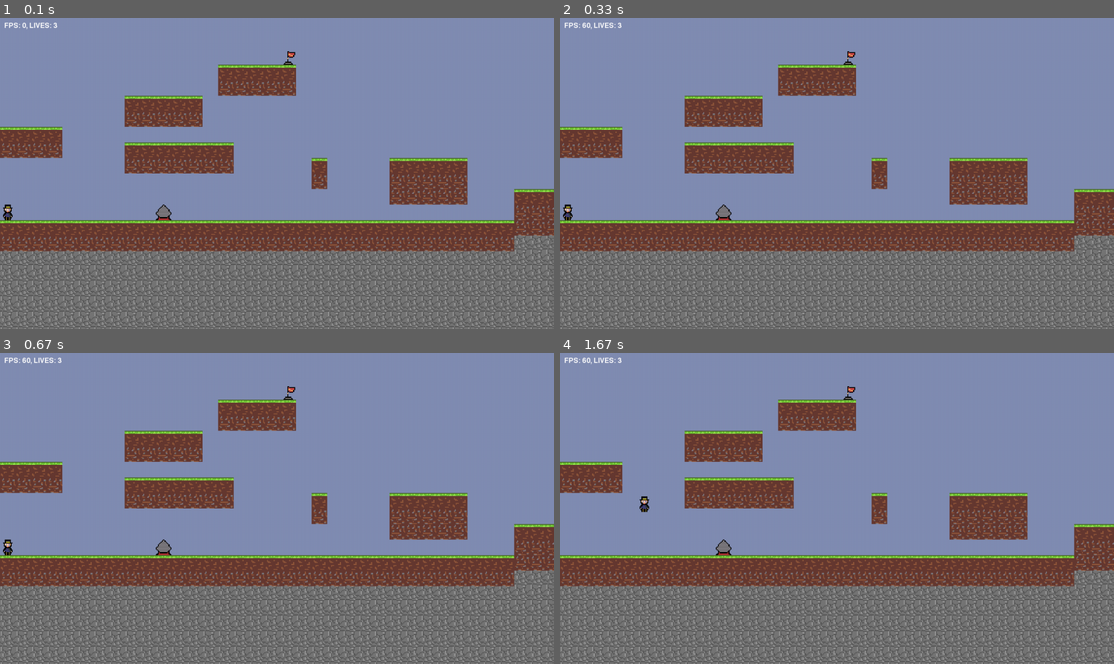
Above: before the commit, frames 1-4 (two rows, left to right).
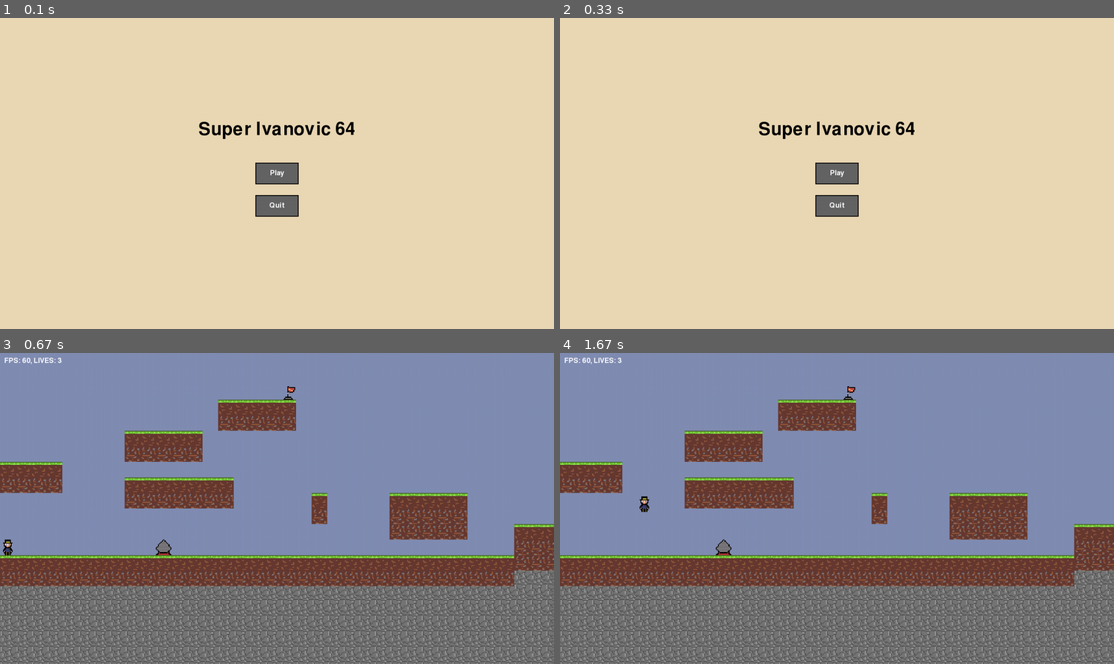
Above: after the commit, the same moments.

Repository: j-x-smith/Pygame-Platformer-Prototype
Game: pygame game, started from main.py
Same seed, same stepped clock (60 frames per second), same inputs: the game is played once before the commit and once after it.
Inputs (mouse positions are in pixels of both pictures, inside the frame that each line leads up to):
- Up to frame 1 (0.1 s): no input
- Up to frame 2 (0.33 s): no input
- Up to frame 3 (0.67 s): click (277, 508) at 0.38 s, where only the run after the commit has a clickable "Play"
- Up to frame 4 (1.67 s): hold Right 0.67-1.13 s; move the mouse to (814, 520) at 0.7 s; hold Up 1.17-1.47 s; hold Right from 1.5 s (still down)

The runs differ from the first frame. In frame 1, 100% of the frame differs, in the area x 0-100%, y 0-100%; in frame 2, 100%; in frame 3, nothing differs; in frame 4, nothing differs.

Commit message:
Implement main menu state, add buttons for play and quit, and enhance player respawn logic

Diff:
--- a/assets/levels/level2.txt
+++ b/assets/levels/level2.txt
@@ -5,8 +5,8 @@
 ........GGGGGG......GG...............
 ..........S.........DD...............
 ..................SGDDGG.............
-GGGS..............SDDDDDGS....F......
-DDD......................GGGGGGGGGGGG
+GG................SDDDDDGS....F......
+DD.......................GGGGGGGGGGGG
 ....S..Z.................DDDDDDDDDDDD
 ...GGGGGGGGG.............DCCCCCCCCCCC
 P.....................Z..DCCCCCCCCCCC
--- a/config/config.py
+++ b/config/config.py
@@ -36,6 +36,7 @@
 WHITE = (255,255,255)
 BLACK = (0,0,0)
 BG_COLOR = (129, 141, 179)
+MENU_COLOR = (235, 217, 181)
 
 BUTTON_REG = (161, 161, 161)
 BUTTON_HOV = (207, 207, 207)
@@ -43,3 +44,4 @@
 
 # FONTS
 DEBUG_FONT = Font(None, 24, WHITE)
+MENU_FONT = Font(None, 60, BLACK)
--- a/src/game.py
+++ b/src/game.py
@@ -20,7 +20,7 @@
         self.bg_color = BG_COLOR
         self.bg_music = load_music("assets/sounds/music/bg_music2.wav", volume=20, loop=True)
         self.bg_music.play()
-        self.state = "PLAYING"
+        self.state = "MAIN_MENU"
 
         pygame.display.set_caption(WINDOW_TITLE)
         self.screen = pygame.display.set_mode((WINDOW_WIDTH, WINDOW_HEIGHT))
@@ -31,6 +31,11 @@
         self.enemy_sprites = pygame.sprite.Group()
         self.laser_sprites = pygame.sprite.Group()
 
+        self.play_button = Button(WINDOW_WIDTH / 2, WINDOW_HEIGHT / 2, 100, 50, "Play")
+        self.retry_button = Button(WINDOW_WIDTH / 2, WINDOW_HEIGHT / 2, 200, 50, "Retry Level")
+
+        self.quit_button = Button(WINDOW_WIDTH / 2, ((WINDOW_HEIGHT / 2) + 75), 100, 50, "Quit")
+
         self.curr_level = 1
         self.load_new_level(self.curr_level)
 
@@ -39,6 +44,14 @@
             self.player.tile_sprites = self.tile_sprites
             self.player.enemy_sprites = self.enemy_sprites
             self.all_sprites.add(self.player)
+
+    def load_empty_scene(self):
+        self.render_layer.empty()
+        self.update_layer.empty()
+        self.tile_sprites.empty()
+        self.enemy_sprites.empty()
+        self.laser_sprites.empty()
+        self.player = None
 
     def load_new_level(self, level_number):
         try:
@@ -65,22 +78,59 @@
         while self.running:
             self.tick()
 
+            mouse_position = pygame.mouse.get_pos()
+
             for event in pygame.event.get():
                 if event.type == pygame.QUIT:
                     self.running = False
+                if event.type == pygame.MOUSEBUTTONDOWN:
+                    if self.state == "MAIN_MENU":
+                        if self.play_button.is_clicked(mouse_position):
+                            self.state = "PLAYING"
+                            self.load_new_level(self.curr_level)
+                        if self.quit_button.is_clicked(mouse_position):
+                            self.running = False
+                    if self.state == "GAME_OVER":
+                        if self.retry_button.is_clicked(mouse_position):
+                            self.state = "PLAYING"
+                            self.load_new_level(self.curr_level)
+                        if self.quit_button.is_clicked(mouse_position):
+                            self.running = False
 
-            self.handle_input()
 
-            self.update_layer.update(self.delta_time)
+            match self.state:
+                case "MAIN_MENU":
+                    self.load_empty_scene()
+                    self.screen.fill(MENU_COLOR)
 
-            self.screen.fill(self.bg_color)
-            self.render_layer.draw(self.screen)
+                    MENU_FONT.draw_text(self.screen, "Super Ivanovic 64", (WINDOW_WIDTH / 2, WINDOW_HEIGHT / 2 - 100), centered=True)
 
-            # Render and blit debug text
-            if self.state == "PLAYING":
-                DEBUG_FONT.draw_text(self.screen, f"FPS: {self.clock.get_fps():.0f}, LIVES: {self.player.lives}", pos=(10,10))
-            elif self.state == "GAME_OVER":
-                DEBUG_FONT.draw_text(self.screen, "Game Over!", (WINDOW_WIDTH / 2, WINDOW_HEIGHT / 2))
+                    self.play_button.update_hover(mouse_position)
+                    self.quit_button.update_hover(mouse_position)
+
+                    self.play_button.draw(self.screen, DEBUG_FONT)
+                    self.quit_button.draw(self.screen, DEBUG_FONT)
+
+                case "PLAYING":
+                    self.handle_input()
+                    self.update_layer.update(self.delta_time)
+                    self.screen.fill(self.bg_color)
+
+                    self.render_layer.draw(self.screen)
+                    DEBUG_FONT.draw_text(self.screen, f"FPS: {self.clock.get_fps():.0f}, LIVES: {self.player.lives}", pos=(10,10))
+
+                case "GAME_OVER":
+                    self.load_empty_scene()
+                    self.screen.fill(MENU_COLOR)
+                    MENU_FONT.draw_text(self.screen, "Game Over!", (WINDOW_WIDTH / 2, WINDOW_HEIGHT / 2 - 100), centered=True)
+
+                    self.retry_button.update_hover(mouse_position)
+                    self.quit_button.update_hover(mouse_position)
+
+                    self.retry_button.draw(self.screen, DEBUG_FONT)
+                    self.quit_button.draw(self.screen, DEBUG_FONT)
+
+
             pygame.display.flip()
 
         pygame.quit()
--- a/src/sprites.py
+++ b/src/sprites.py
@@ -260,8 +260,9 @@
         self.handle_collision(prev_x,prev_y, "VERTI")
         self.check_enemy_collisions(self.enemy_sprites)
 
-        if self.lives == 0:
+        if self.lives <= 0:
             self.kill()
+            self.game.state = "GAME_OVER"
 
     def check_enemy_collisions(self, enemy_sprites):
         hits = pygame.sprite.spritecollide(self, enemy_sprites, False)
@@ -272,9 +273,11 @@
                 self.velocity_y = -300
                 self.current_jumps = 1
             else:
+                enemy.kill()
                 self.death_sound.play()
                 self.respawn()
                 self.lives -= 1
+
 
     def respawn(self):
         """Respawn the player at their spawn position"""
--- a/src/ui.py
+++ b/src/ui.py
@@ -11,14 +11,25 @@
 
         self.color = color
 
-    def draw_text(self, screen: pygame.surface.Surface, text, pos):
-        rendered_text = self.font.render(text, antialias=True, color=self.color)
-        screen.blit(rendered_text, pos)
+    def draw_text(self, screen: pygame.surface.Surface, text, pos, button=False, centered=False):
+        if not button:
+            rendered_text = self.font.render(text, antialias=True, color=self.color)
+            if centered:
+                rect = rendered_text.get_rect(center=pos)
+                pos = rect
+            screen.blit(rendered_text, pos)
+        elif button:
+            rendered_text = self.font.render(text, antialias=True, color=self.color)
+            rect = rendered_text.get_rect(center=pos)
+            screen.blit(rendered_text, rect)
+
 
 # Button Class
 class Button:
     def __init__(self, x, y, width, height, text, color=(100,100,100), text_color=(255, 255, 255)):
         self.rect = pygame.Rect(x, y, width, height)
+        self.rect.centerx = x
+        self.rect.centery = y
         self.text = text
         self.color = color
         self.text_color = text_color
@@ -30,7 +41,7 @@
         pygame.draw.rect(surface, color, self.rect)
         pygame.draw.rect(surface, (0,0,0), self.rect, 2)
 
-        font.draw(surface, self.text, self.rect)
+        font.draw_text(surface, self.text, (self.rect.centerx, self.rect.centery), button=True)
 
     # Event for Button Clicked
     def is_clicked(self, pos):
Empty file added: assets/levels/empty.txt
